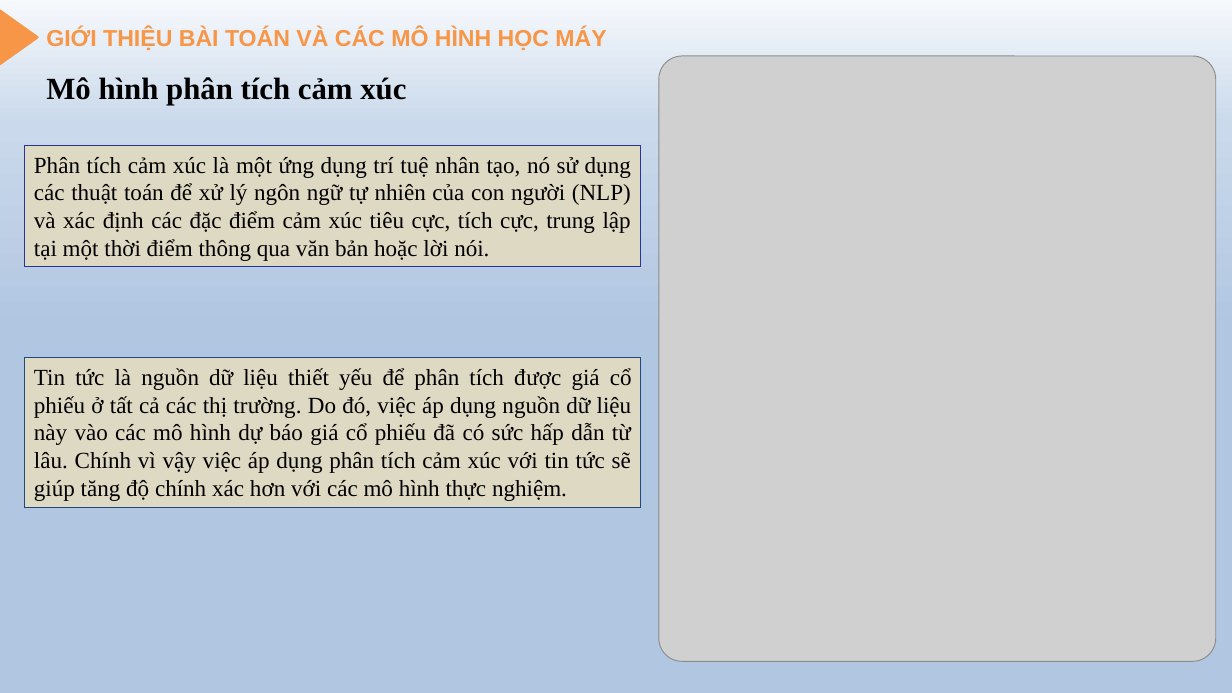
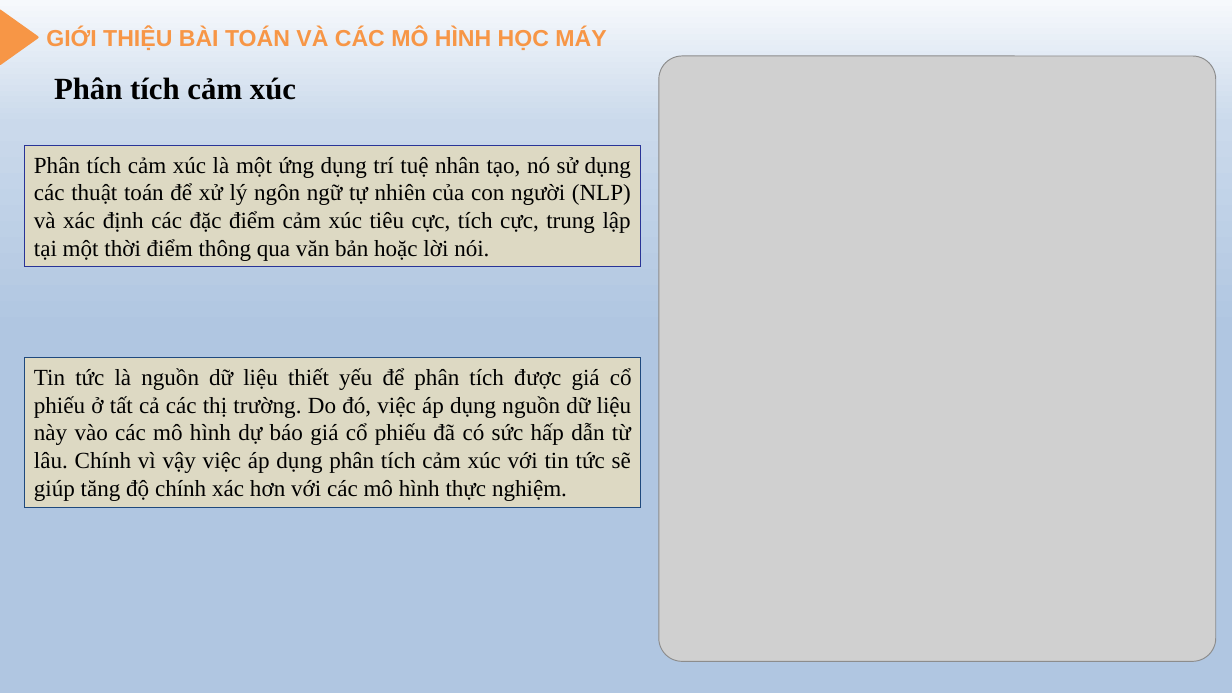
Before and after one commit to tintran2211-dev/Scientific-research, a slide deck: slide 11 of 60PM2_1851171644_TranCongTin/Code_60PM2_1871171644_TranCongTin/Slide.pptx. Drawn at 1232x693 pixels with LibreOffice and Linux fonts; fonts in the diff are those of the drawing; grey boxes stand for pictures; background and template pictures are left out. Boxes give left, top, right and bottom in pixels: in the first picture for what was removed or moved away, otherwise in the second. Text is boxed around its words. In the diff, an @@ line names an element or a change of style, - is before the commit and + after.

```diff
--- a/60PM2_1851171644_TranCongTin/Code_60PM2_1871171644_TranCongTin/Slide.pptx
+++ b/60PM2_1851171644_TranCongTin/Code_60PM2_1871171644_TranCongTin/Slide.pptx
@@ text at [54, 77, 296, 100]: text changed @@
-Mô hình phân tích cảm xúc
+Phân tích cảm xúc
```
Also in this commit, not shown: 19 other slides changed, 1 slide removed, 3 other files.
